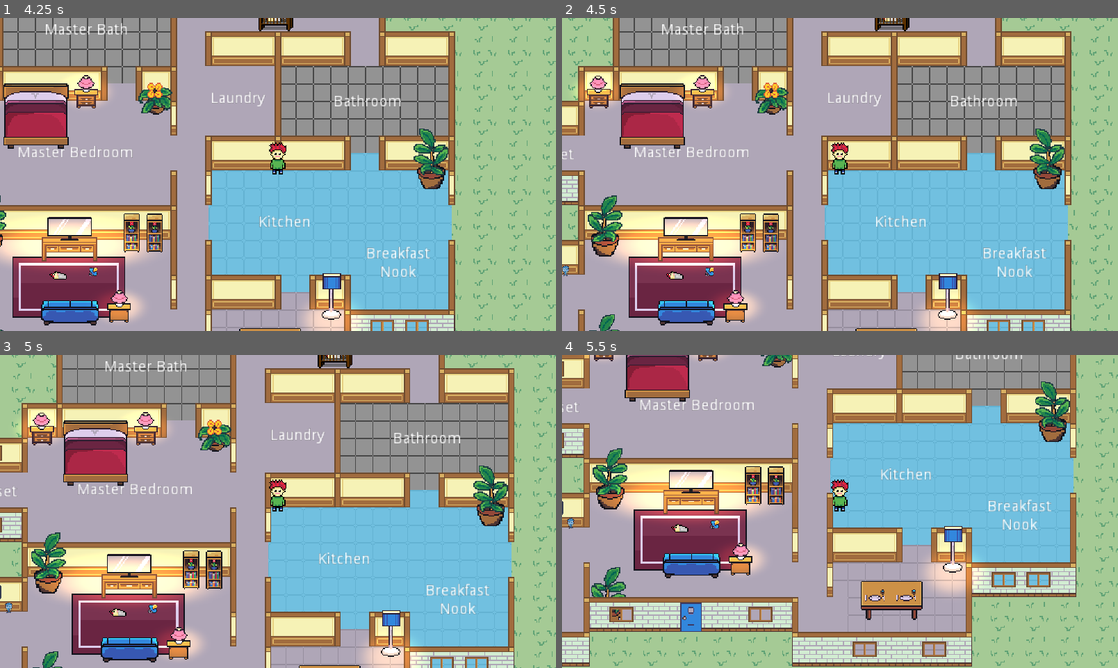
Above: before the commit, frames 1-4 (two rows, left to right).
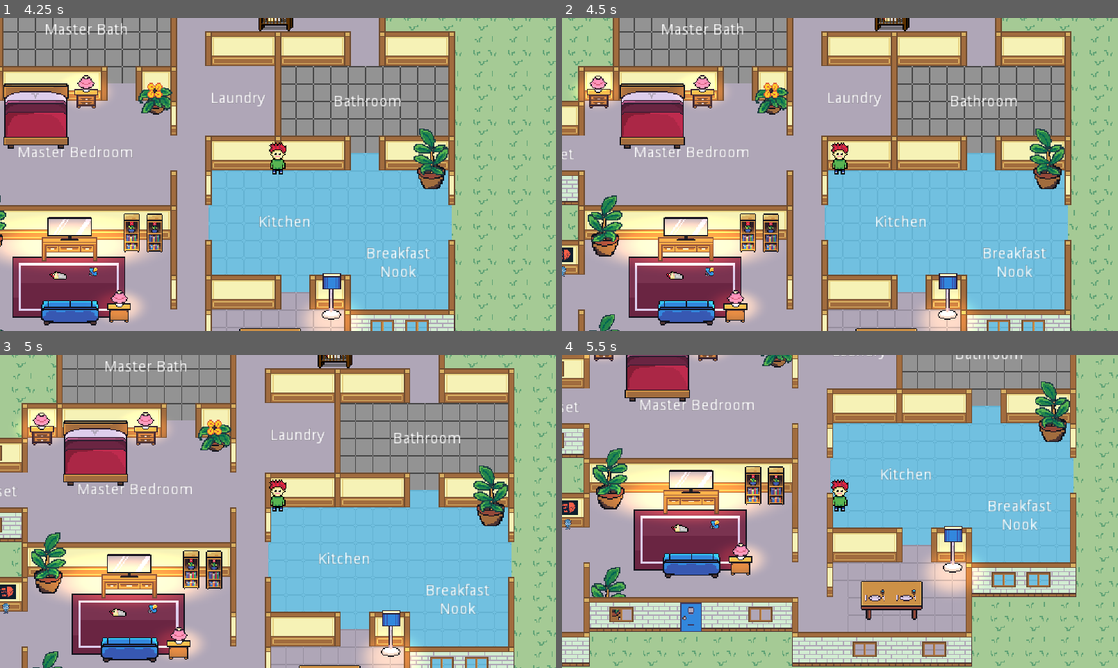
Above: after the commit, the same moments.

Repository: kevinms/godot-wild-jam-24
Game: Godot game, scene res://HouseV2.tscn
Same seed, same stepped clock (60 frames per second), same inputs: the game is played once before the commit and once after it. This scene is started directly instead of the project's main scene. The engine's default icon, where the game draws it, is replaced by a stand-in: a white triangle on a blue panel in a dark square.
Inputs:
- Up to frame 1 (4.25 s): tap Enter at 0.5, 3.5 s; hold Right (ui_right) 0.53-1.28 s; hold Down (ui_down) 1.28-2.03 s; hold Right (ui_right) 2.03-2.78 s; tap Space at 2.75 s; hold Up (ui_up) 2.78-3.53 s; hold Left (ui_left) from 3.53 s (still down)
- Up to frame 2 (4.5 s): keep holding Left (ui_left)
- Up to frame 3 (5 s): keep holding Left (ui_left)
- Up to frame 4 (5.5 s): tap Space at 5 s; release Left (ui_left) at 5.03 s; hold Down (ui_down) from 5.03 s (still down)

Frame 1 is identical in both runs. In frame 2, 0.1% of the frame differs, in the area x 0-2%, y 73-83%; in frame 3, 0.2%; in frame 4, 0.2%, in the area x 0-3%, y 46-56%.

Commit message:
More Godot theme related things.

Diff:
--- /dev/null
+++ b/Furniture/GodotWildJamWallpaper.tscn
@@ -0,0 +1,10 @@
+[gd_scene load_steps=2 format=2]
+
+[ext_resource path="res://Furniture/Assets/godot-wild-jam-wallpaper.png" type="Texture" id=1]
+
+[node name="Node2D" type="Position2D"]
+
+[node name="godot-wild-jam-wallpaper" type="Sprite" parent="."]
+position = Vector2( 0.0468216, -19.4312 )
+scale = Vector2( 0.135, 0.135 )
+texture = ExtResource( 1 )
--- a/HouseV2.tscn
+++ b/HouseV2.tscn
@@ -24,6 +24,7 @@
 [ext_resource path="res://GodotPicture.tscn" type="PackedScene" id=22]
 [ext_resource path="res://Furniture/LampTall.tscn" type="PackedScene" id=23]
 [ext_resource path="res://Furniture/GodotDoll.tscn" type="PackedScene" id=24]
+[ext_resource path="res://Furniture/GodotWildJamWallpaper.tscn" type="PackedScene" id=25]
 
 [sub_resource type="TileSet" id=1]
 0/name = "floor-tiles-v2.png 0"
@@ -488,7 +489,7 @@
 position = Vector2( 383.954, -142.524 )
 
 [node name="GodotPicture" parent="YSort" instance=ExtResource( 22 )]
-position = Vector2( 51.5, 129.5 )
+position = Vector2( 43.2654, 129.302 )
 
 [node name="ComputerDesk" parent="YSort" instance=ExtResource( 21 )]
 position = Vector2( 3.8443, 197.16 )
@@ -500,7 +501,7 @@
 position = Vector2( 416, 175.25 )
 
 [node name="GodotDoll" parent="YSort" instance=ExtResource( 24 )]
-position = Vector2( 65.3787, 129.642 )
+position = Vector2( 62.7495, 130.336 )
 
 [node name="Label" type="Label" parent="."]
 margin_left = 127.542
@@ -591,3 +592,6 @@
 __meta__ = {
 "_edit_use_anchors_": false
 }
+
+[node name="GodotWild-jam-wallpaper" parent="." instance=ExtResource( 25 )]
+position = Vector2( 63.2396, 129.075 )
Binary file changed: Furniture/Assets/computer-desk.png
Binary file added: Furniture/Assets/godot-wild-jam-wallpaper.png
Not shown, added: Furniture/Assets/godot-wild-jam-wallpaper.png.import
Not shown: 1 places in HouseV2.tscn that only renumber resources
Not shown, changed: Furniture/Assets/computer-desk.xcf
